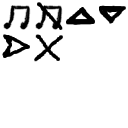
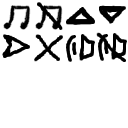
Revision of a layered 128x128 image; what changed, layer by layer:
painted on "Player 0#1" over box(66, 32, 127, 62)
